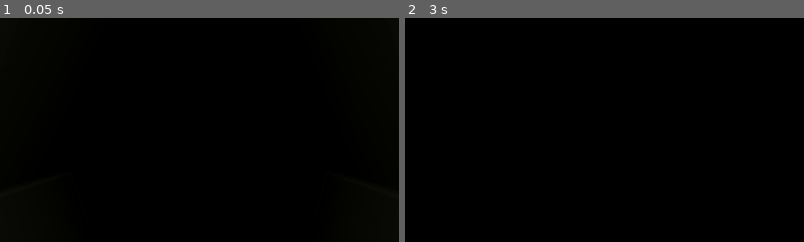
Above: before the commit, frames 1-2 (left to right).
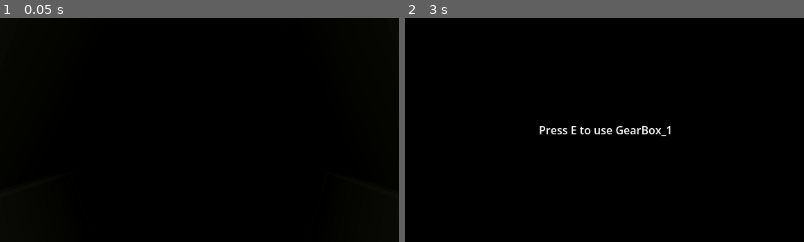
Above: after the commit, the same moments.

Repository: BIIGORANGE/ToothDecay
Game: Godot game, scene res://scenes/main.tscn
The game is run twice, just before and just after one commit, with the same random seed, the same clock (stepped at 60 frames per second) and the same inputs.
Inputs (mouse positions are % of the whole screen's width and height, from its top left):
- Up to frame 1 (0.05 s): no input
- Up to frame 2 (3 s): tap Enter (ui_accept) at 0.5, 0.77, 1.25, 1.52, 2, 2.75 s; move the mouse to (55, 50) at 0.52 s; hold W (move_forward) from 0.53 s (still down); tap Space (interact) every 0.75 s from 0.6 to 2.85 s; move the mouse to (45, 50) at 1.27 s; move the mouse to (52, 48) at 2.02 s; move the mouse to (49, 52) at 2.77 s
The pictures show only the part of the screen within x 25-75%, y 25-75%; the shares and areas given below are measured in that part.

Frame 1 is identical in both runs. In frame 2, 0.7% of the frame differs, in the area x 33-67%, y 48-53%.

Commit message:
File movement, clearing dependency failures
- moved texture files to assests folder
- assigned new materials to vent, door, gear box meshes to clear dependency issues

Diff:
--- a/scenes/door.tscn
+++ b/scenes/door.tscn
@@ -1,14 +1,12 @@
 [gd_scene format=3 uid="uid://c8ag2ir0syhju"]
 
-[ext_resource type="Texture2D" uid="uid://dl5j7n3kniewe" path="res://PNG/Light/texture_10.png" id="1_hpvv5"]
+[ext_resource type="Texture2D" uid="uid://prrfmy0ipvja" path="res://assets/PNG/Dark/texture_11.png" id="1_hpvv5"]
 
 [sub_resource type="BoxMesh" id="BoxMesh_hun61"]
 size = Vector3(6, 6, 0.5)
 
 [sub_resource type="StandardMaterial3D" id="StandardMaterial3D_uvdjg"]
 albedo_texture = ExtResource("1_hpvv5")
-uv1_scale = Vector3(1.11, 1.11, 1.11)
-uv1_offset = Vector3(-0.07, -0.165, 0)
 
 [sub_resource type="ConvexPolygonShape3D" id="ConvexPolygonShape3D_83dcw"]
 points = PackedVector3Array(3, 3, 0.25, 3, 3, -0.25, -3, 3, 0.25, 3, -3, 0.25, 3, -3, -0.25, -3, 3, -0.25, -3, -3, 0.25, -3, -3, -0.25)
--- a/scenes/gear_box.tscn
+++ b/scenes/gear_box.tscn
@@ -1,16 +1,14 @@
 [gd_scene format=3 uid="uid://bwr7l1wafcs07"]
 
-[ext_resource type="Texture2D" uid="uid://donvr6j447a0j" path="res://PNG/Green/texture_05.png" id="1_b7evk"]
 [ext_resource type="Script" uid="uid://ryvy2i8kvqur" path="res://scripts/gear_box.gd" id="1_isnq3"]
+[ext_resource type="Texture2D" uid="uid://dxfvhi3y0rhy3" path="res://assets/PNG/Green/texture_09.png" id="2_isnq3"]
 [ext_resource type="PackedScene" uid="uid://c6fcj0no1aks4" path="res://scenes/interact_range.tscn" id="2_u6lgf"]
 
-[sub_resource type="StandardMaterial3D" id="StandardMaterial3D_o6xl0"]
-albedo_color = Color(1.353256, 1.353256, 1.353256, 1)
-albedo_texture = ExtResource("1_b7evk")
-uv1_triplanar = true
+[sub_resource type="StandardMaterial3D" id="StandardMaterial3D_pjjuh"]
+albedo_texture = ExtResource("2_isnq3")
 
 [sub_resource type="BoxMesh" id="BoxMesh_tbgi4"]
-material = SubResource("StandardMaterial3D_o6xl0")
+material = SubResource("StandardMaterial3D_pjjuh")
 size = Vector3(0.75, 1.5, 0.75)
 
 [sub_resource type="ConvexPolygonShape3D" id="ConvexPolygonShape3D_u6lgf"]
--- a/scenes/light_1.tscn
+++ b/scenes/light_1.tscn
@@ -3,7 +3,7 @@
 [ext_resource type="Script" uid="uid://ctq8achcq6ag0" path="res://scripts/light.gd" id="1_rwj2x"]
 [ext_resource type="AudioStream" uid="uid://bjug2trg6uav7" path="res://assets/lamp.mp3" id="2_l3ia3"]
 
-[node name="Light_1" type="OmniLight3D" unique_id=336220443]
+[node name="Light" type="OmniLight3D" unique_id=336220443]
 transform = Transform3D(-0.5000001, 0, -0.8660254, 0, 1, 0, 0.8660254, 0, -0.5000001, 0, 0, 0)
 light_color = Color(0.99999934, 0.9972672, 0.8084543, 1)
 shadow_enabled = true
--- a/scenes/main.tscn
+++ b/scenes/main.tscn
@@ -3,7 +3,7 @@
 [ext_resource type="PackedScene" uid="uid://bef6c2mrtspkx" path="res://scenes/character.tscn" id="1_tbgi4"]
 [ext_resource type="ArrayMesh" uid="uid://dn6fmceos7d50" path="res://assets/hollow_torus.obj" id="2_0xm2m"]
 [ext_resource type="PackedScene" uid="uid://w685vxnpq7db" path="res://scenes/light_1.tscn" id="2_o6xl0"]
-[ext_resource type="Texture2D" uid="uid://ewpf6ap2c15c" path="res://PNG/Light/texture_06.png" id="3_h2yge"]
+[ext_resource type="Texture2D" uid="uid://ewpf6ap2c15c" path="res://assets/PNG/Light/texture_06.png" id="3_h2yge"]
 [ext_resource type="PackedScene" uid="uid://cjbjgbt301os2" path="res://scenes/vent.tscn" id="4_jyhfs"]
 [ext_resource type="PackedScene" uid="uid://c8ag2ir0syhju" path="res://scenes/door.tscn" id="5_tbgi4"]
 [ext_resource type="PackedScene" uid="uid://bwr7l1wafcs07" path="res://scenes/gear_box.tscn" id="6_tefeu"]
@@ -32,7 +32,7 @@
 
 [node name="Lights" type="Node" parent="." unique_id=1785809561]
 
-[node name="Light_1" parent="Lights" unique_id=336220443 instance=ExtResource("2_o6xl0")]
+[node name="Light" parent="Lights" unique_id=336220443 instance=ExtResource("2_o6xl0")]
 transform = Transform3D(-0.50000006, 0, -0.8660254, 0, 1, 0, 0.8660254, 0, -0.50000006, -7.4535947, 1.7979743, 8.119884)
 
 [node name="SpaceStationHull" type="StaticBody3D" parent="." unique_id=398700003]
--- a/scenes/vent.tscn
+++ b/scenes/vent.tscn
@@ -1,14 +1,13 @@
 [gd_scene format=3 uid="uid://cjbjgbt301os2"]
 
-[ext_resource type="Texture2D" uid="uid://4j15l52wh8rx" path="res://PNG/Dark/texture_04.png" id="1_2sovo"]
+[ext_resource type="Texture2D" uid="uid://4j15l52wh8rx" path="res://assets/PNG/Dark/texture_04.png" id="1_2sovo"]
 [ext_resource type="PackedScene" uid="uid://c6fcj0no1aks4" path="res://scenes/interact_range.tscn" id="2_hhoh0"]
 
 [sub_resource type="BoxMesh" id="BoxMesh_lquwl"]
 size = Vector3(1, 0.5, 2)
 
-[sub_resource type="StandardMaterial3D" id="StandardMaterial3D_7mycd"]
+[sub_resource type="StandardMaterial3D" id="StandardMaterial3D_hhoh0"]
 albedo_texture = ExtResource("1_2sovo")
-uv1_triplanar = true
 
 [sub_resource type="ConvexPolygonShape3D" id="ConvexPolygonShape3D_hhoh0"]
 points = PackedVector3Array(0.5, 0.25, 1, 0.5, -0.25, 1, 0.5, 0.25, -1, -0.5, 0.25, 1, -0.5, -0.25, 1, 0.5, -0.25, -1, -0.5, 0.25, -1, -0.5, -0.25, -1)
@@ -22,7 +21,7 @@
 [node name="MeshInstance3D" type="MeshInstance3D" parent="." unique_id=312232501]
 transform = Transform3D(0.99999994, 0, 0, 0, 0.99999994, 0, 0, 0, 1, 0, 0, 0)
 mesh = SubResource("BoxMesh_lquwl")
-surface_material_override/0 = SubResource("StandardMaterial3D_7mycd")
+surface_material_override/0 = SubResource("StandardMaterial3D_hhoh0")
 
 [node name="CollisionShape3D" type="CollisionShape3D" parent="." unique_id=1864149717]
 transform = Transform3D(0.99999994, 0, 0, 0, 0.99999994, 0, 0, 0, 1, 0, 0, 0)
Not shown, removed: PNG/Dark/texture_04.png.import
Not shown, removed: PNG/Dark/texture_05.png.import
Not shown, removed: PNG/Dark/texture_07.png.import
Not shown, removed: PNG/Dark/texture_08.png.import
Not shown, removed: PNG/Dark/texture_09.png.import
Not shown, removed: PNG/Dark/texture_11.png.import
Not shown, removed: PNG/Dark/texture_12.png.import
Not shown, removed: PNG/Green/texture_08.png.import
Not shown, removed: PNG/Green/texture_09.png.import
Not shown, removed: PNG/Green/texture_10.png.import
Not shown, removed: PNG/Light/texture_05.png.import
Not shown, removed: PNG/Light/texture_06.png.import
(and 88 more such lines)
